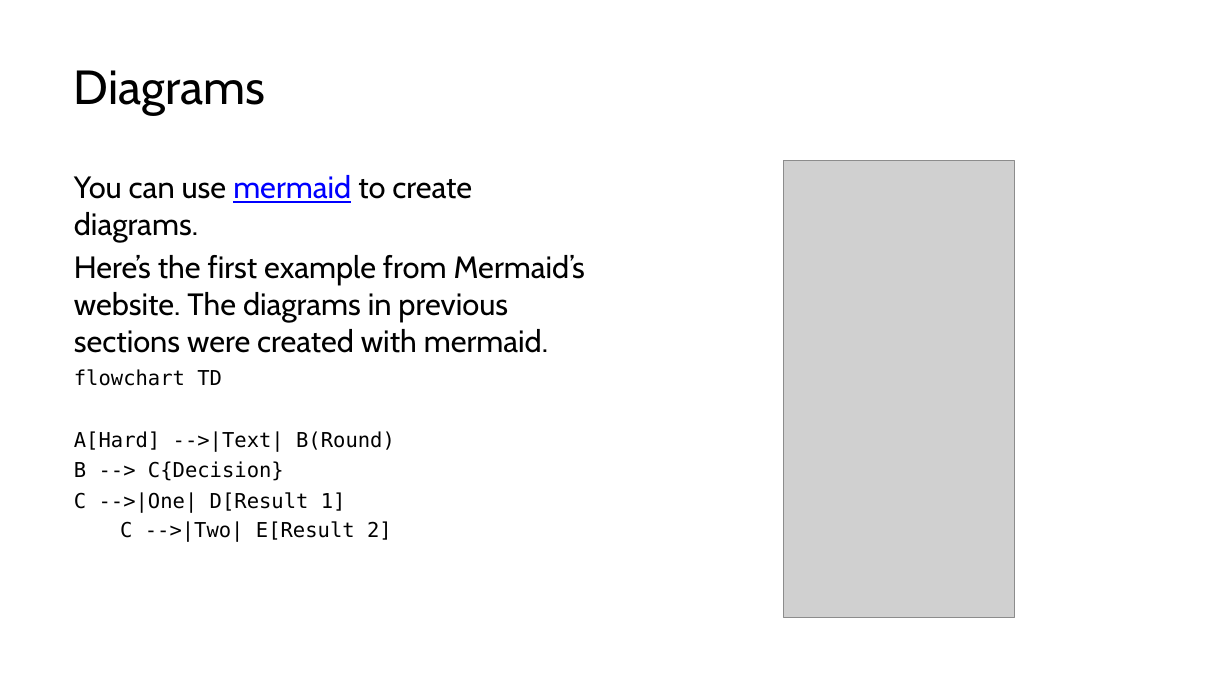
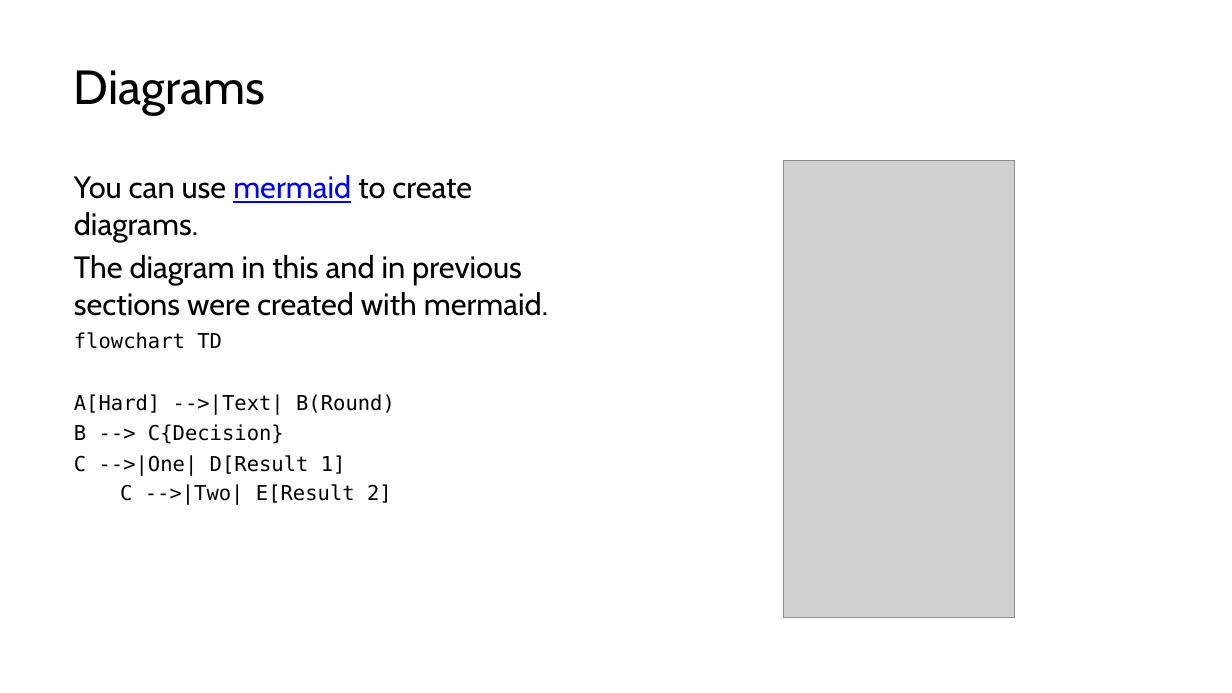
Before and after one commit to lucas-a-meyer/using-quarto, a slide deck: slide 14 of docs/presentation.pptx. Drawn at 1232x693 pixels with LibreOffice and Linux fonts; fonts in the diff are those of the drawing; grey boxes stand for pictures. Boxes give left, top, right and bottom in pixels: in the first picture for what was removed or moved away, otherwise in the second. Text is boxed around its words. In the diff, an @@ line names an element or a change of style, - is before the commit and + after.

```diff
--- a/docs/presentation.pptx
+++ b/docs/presentation.pptx
@@ text at (74, 255, 548, 316): text changed @@
-Here’s the first example from Mermaid’s website. The diagrams in previous sections were created with mermaid.
+The diagram in this and in previous sections were created with mermaid.
```
Also in this commit, not shown: 1 other slide changed, 9 other files.
